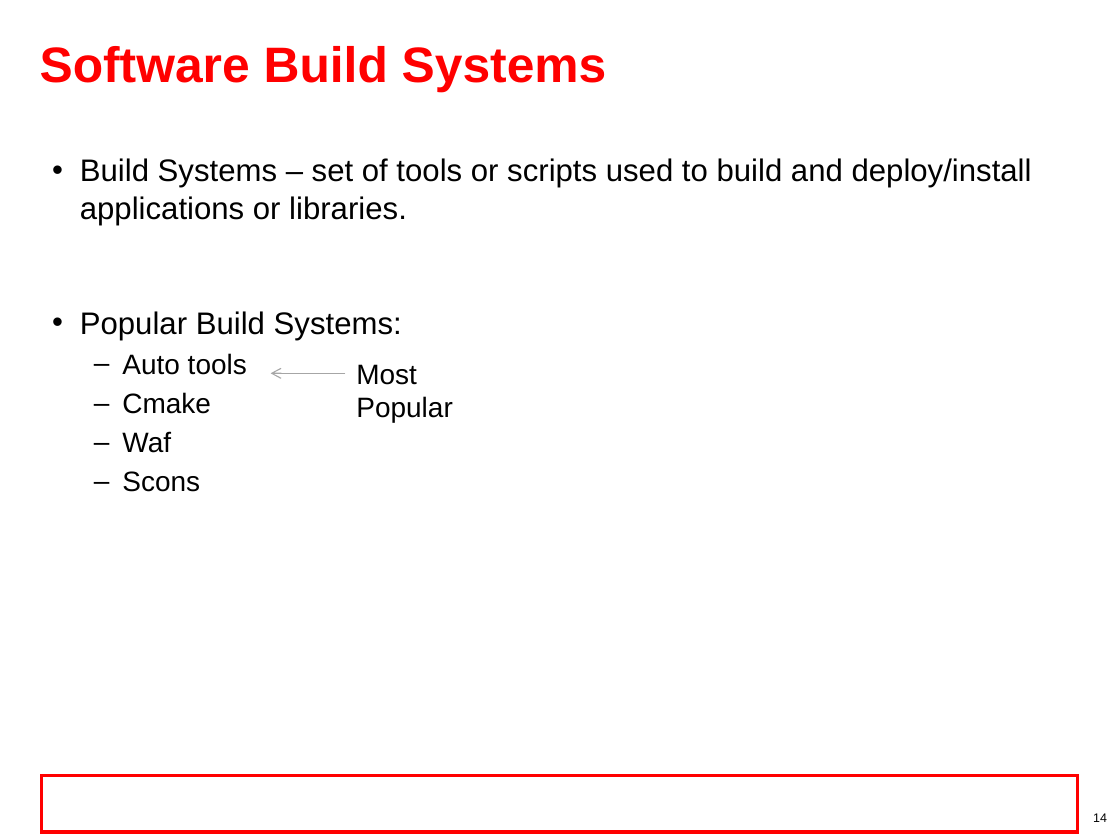
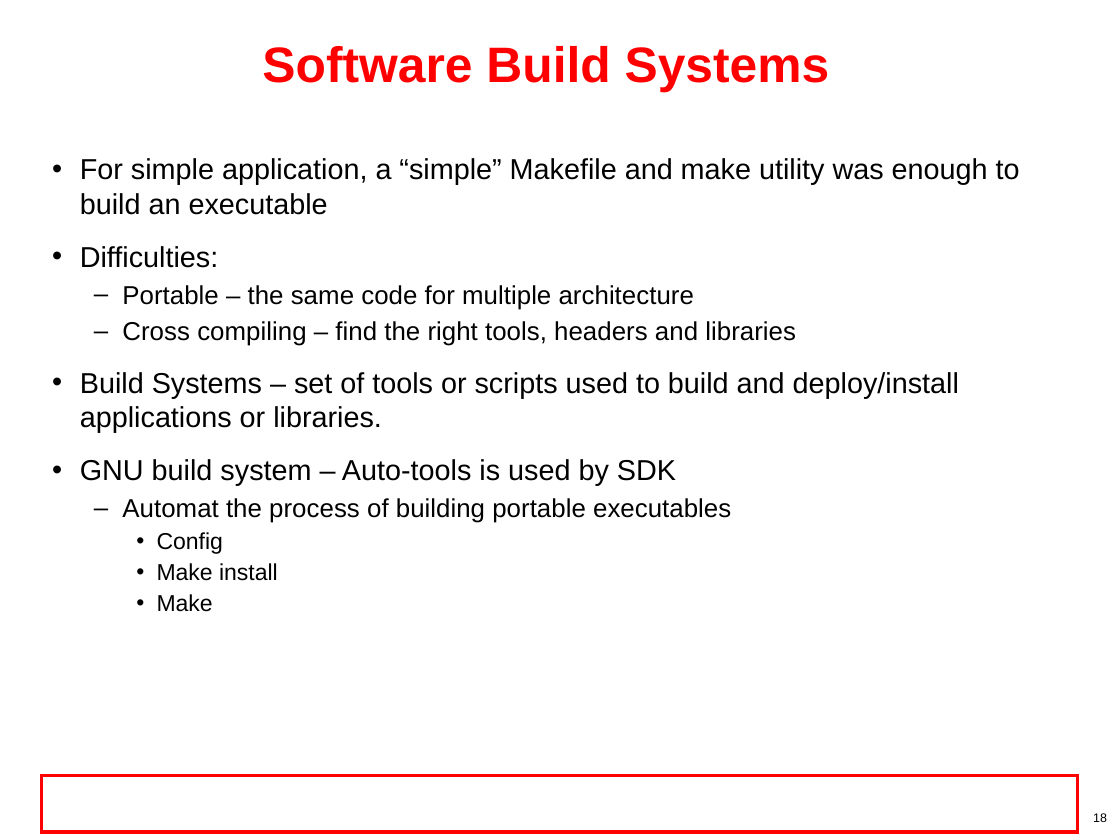
Before and after one commit to hari1989/keystone-workshop, a slide deck: slide 18 of preliminary/Working/presentations/Sitara/sitara_boot_camp_toolchain_Ran.pptx (slide 14 before the commit). Drawn at 1120x840 pixels with LibreOffice and Linux fonts; fonts in the diff are those of the drawing; background and template pictures are left out. Boxes give left, top, right and bottom in pixels: in the first picture for what was removed or moved away, otherwise in the second. Text is boxed around its words. In the diff, an @@ line names an element or a change of style, - is before the commit and + after.

```diff
--- a/preliminary/Working/presentations/Sitara/sitara_boot_camp_toolchain_Ran.pptx
+++ b/preliminary/Working/presentations/Sitara/sitara_boot_camp_toolchain_Ran.pptx
@@ title "Software Build Systems" at (262,46,830,93): alignment left to centre @@
@@ text at (80,158,1020,346): paragraphs added @@
+• For simple application, a “simple” Makefile and make utility was enough to build an executable
+• Difficulties:
+  – Portable – the same code for multiple architecture
+  – Cross compiling – find the right tools, headers and libraries
@@ text at (80,372,959,433): size 20 to 18.5 pt in "Build Systems – set of tools or ..." @@
@@ arrow removed from (345, 373) to (271, 373) @@
@@ text removed at (356,364,452,422) @@
-Most Popular
@@ text at (80,459,731,612): text changed; size 18 to 16.6 pt @@
-• Popular Build Systems:
-  – Auto tools
-  – Cmake
-  – Waf
-  – Scons
+• GNU build system – Auto-tools is used by SDK
+  – Automat the process of building portable executables
+    • Config
+    • Make install
+    • Make
@@ page number at (1093,813,1107,822): text changed @@
-14
+18
```
Also in this commit, not shown: 15 other slides changed, 10 slides added, 3 slides removed.
